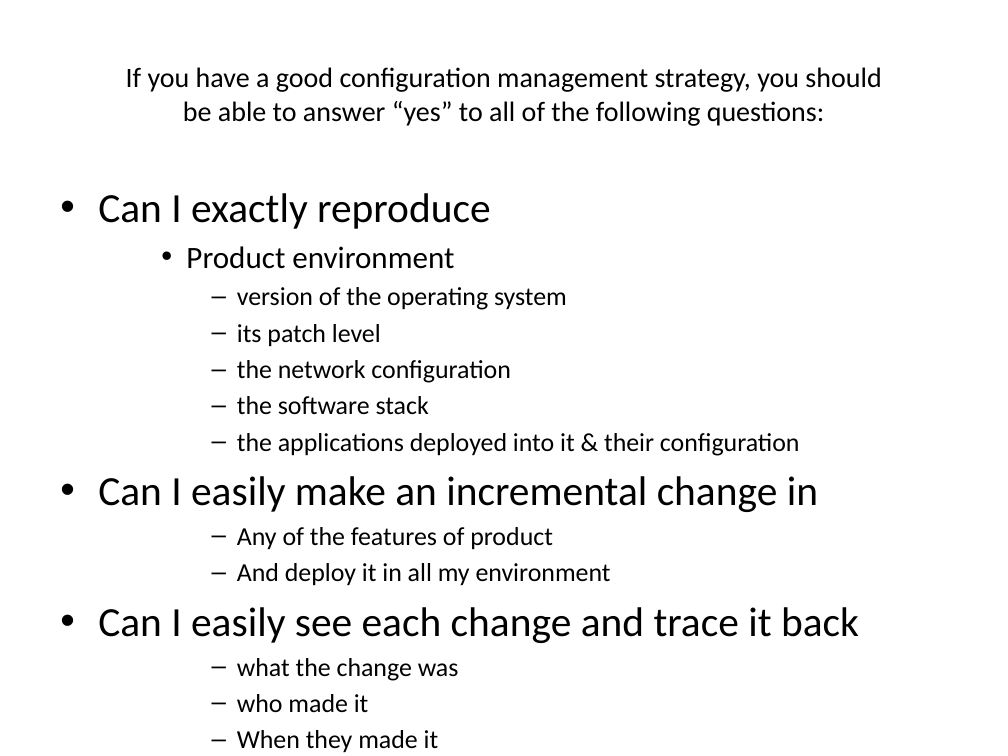
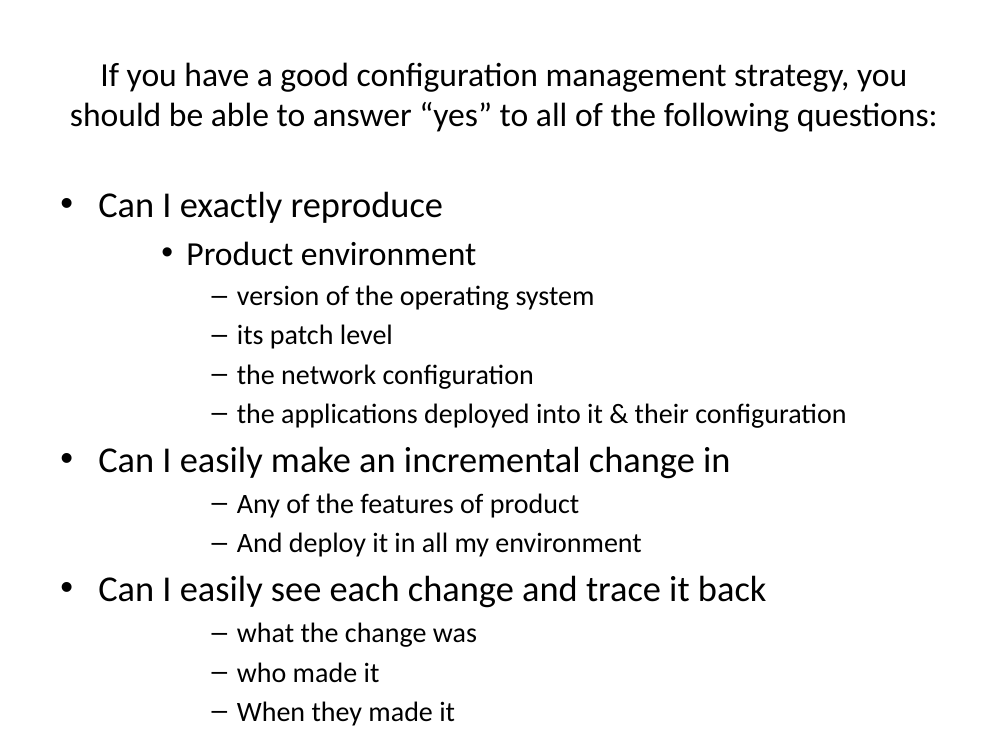
Before and after one commit to tanyas23/CD, a slide deck: slide 11 of CD.pptx (slide 14 before the commit). Drawn at 1008x756 pixels with LibreOffice and Linux fonts; fonts in the diff are those of the drawing. Boxes give left, top, right and bottom in pixels: in the first picture for what was removed or moved away, otherwise in the second. Text is boxed around its words. In the diff, an @@ line names an element or a change of style, - is before the commit and + after.

```diff
--- a/CD.pptx
+++ b/CD.pptx
@@ title "If you have a good ..." at [70,62,938,132]: size 20 to 24 pt @@
@@ text "Can I exactly reproduce" at [98,191,846,726]: size 29.6 to 26 pt in "Can I exactly reproduce", "Can I easily make an incremental change ...", "Can I easily see each change and ..."; size 22.2 to 24 pt in "Product environment"; size 18.5 to 20 pt in "version of the operating system", "its patch level", "the network configuration", "the applications deployed into it & their ..." and 5 more places @@
@@ text at [237,396,429,415]: paragraph removed @@
-      – the software stack
```
Also in this commit, not shown: 15 other slides changed, 5 slides added, 4 slides removed.
